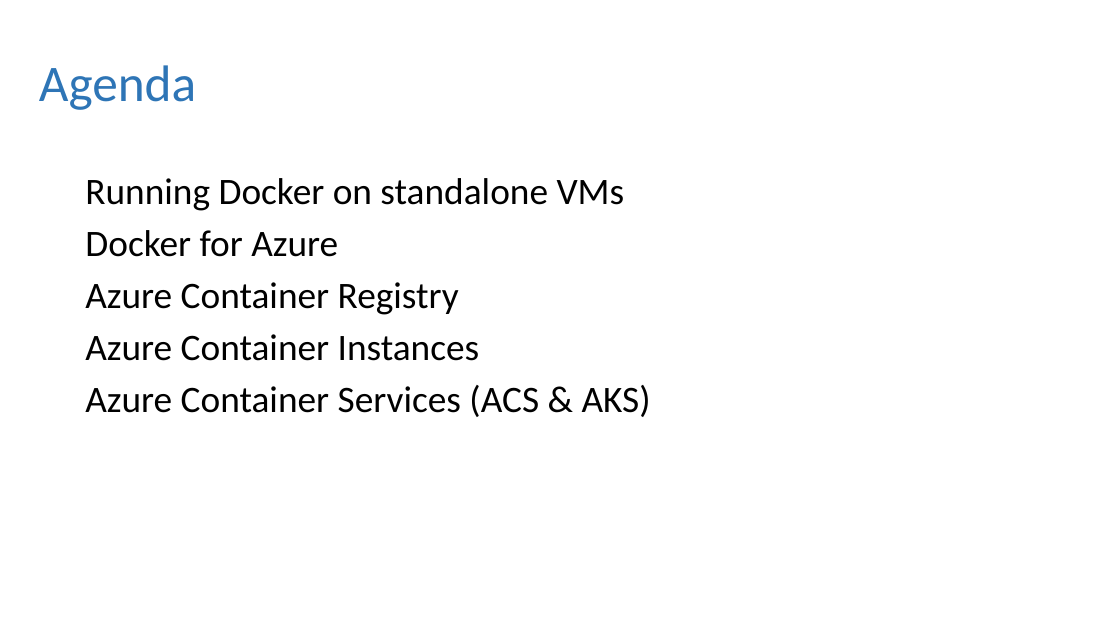
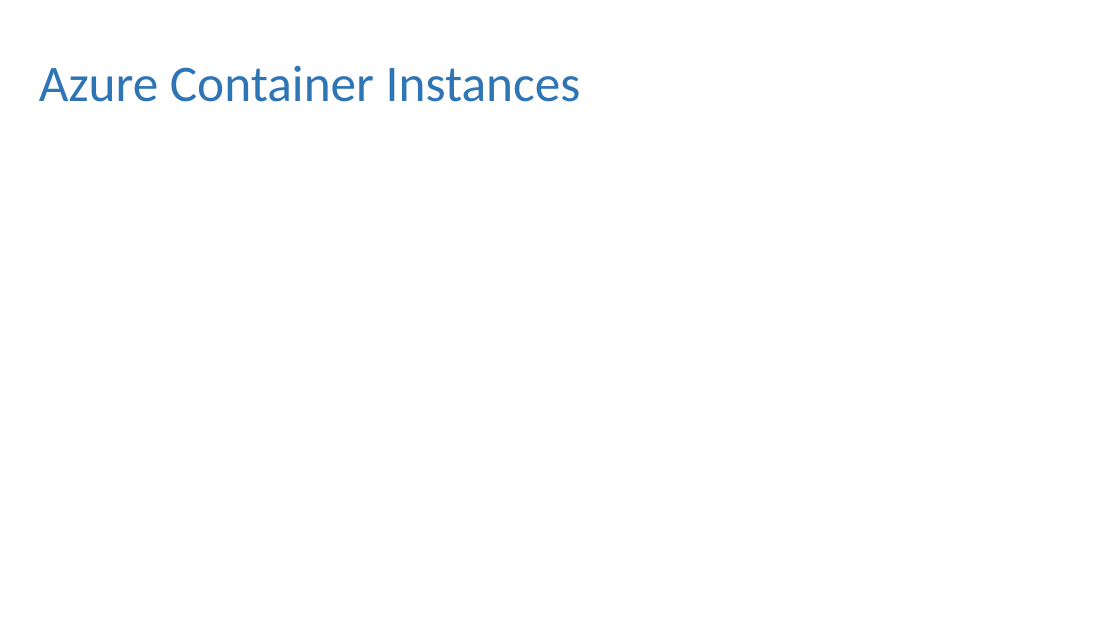
Before and after one commit to dbafromthecold/ContainersInTheCloud, a slide deck: slide 31 of ContainersInTheCloud.pptx (slide 5 before the commit). Drawn at 1120x630 pixels with LibreOffice and Linux fonts; fonts in the diff are those of the drawing; background and template pictures are left out. Boxes give left, top, right and bottom in pixels: in the first picture for what was removed or moved away, otherwise in the second. Text is boxed around its words. In the diff, an @@ line names an element or a change of style, - is before the commit and + after.

```diff
--- a/ContainersInTheCloud.pptx
+++ b/ContainersInTheCloud.pptx
@@ title at [39,65,581,102]: text changed @@
-Agenda
+Azure Container Instances
@@ text removed at [85,178,651,417] @@
-Running Docker on standalone VMs
-Docker for Azure
-Azure Container Registry
-Azure Container Instances
-Azure Container Services (ACS & AKS)
```
Also in this commit, not shown: 5 other slides changed, 14 slides added, 2 slides removed, 1 other file.
